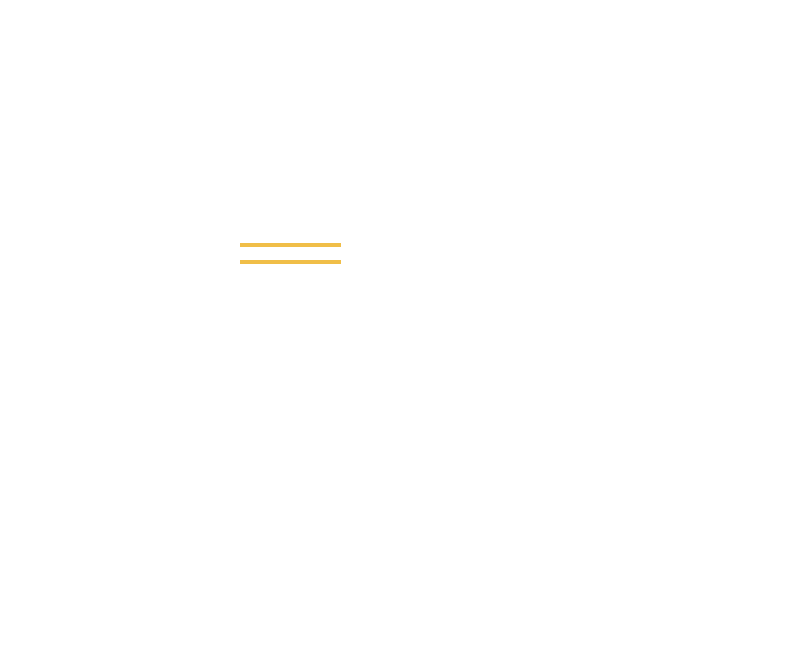
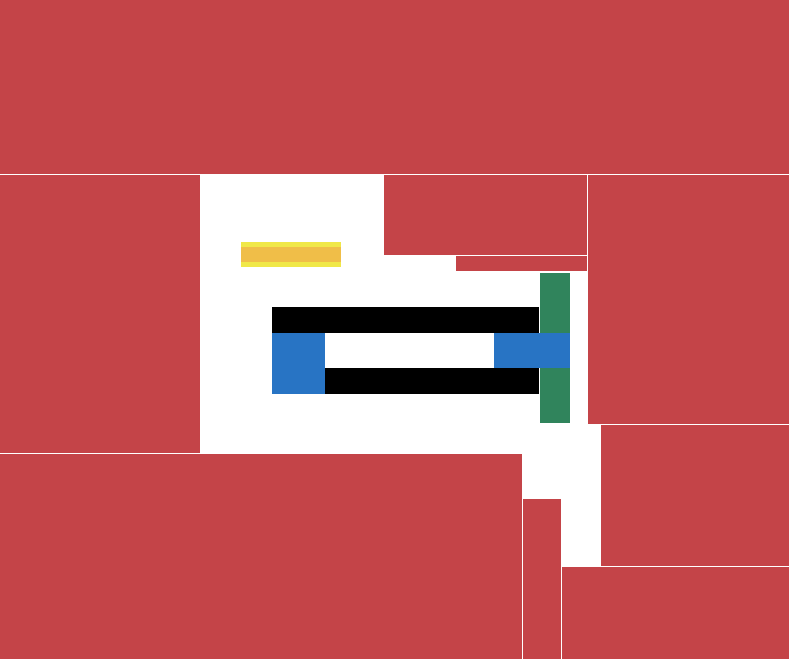
Before/after of a 789px x 659px layered artwork. What changed in the layer stack:
added group "Queue 1" with 6 layers above "Border" over box(241, 242, 570, 394)
renamed "Preferred Direction: West/East" to "Q1 | One-way: West / East", showed it, moved it into group "Queue 1", painted on it over box(241, 247, 341, 260)
renamed "Preferred Direction: North/South" to "Q1 | One-way: South / North", moved it into group "Queue 1", painted on it over box(240, 242, 341, 264)
renamed "Preferred Direction: South/North" to "Q1 | One-way: North / South", moved it into group "Queue 1", painted on it over box(240, 243, 341, 267)
renamed "Queue" to "Q1 | Queue", showed it, moved it into group "Queue 1", painted on it over box(240, 247, 341, 262)
added layer "Q1 | Reduced speed" in group "Queue 1" over box(241, 247, 570, 394)
renamed "Stay-on-track" to "Q1 | Stay-on-path", showed it, moved it into group "Queue 1", painted on it over box(240, 242, 341, 267)
showed "Border", moved it above "Reduced speed" over box(0, 0, 789, 659)
showed "Reduced speed" over box(272, 333, 570, 394)
showed "Warning sound" over box(272, 273, 570, 423)
showed "Obstacles" over box(272, 307, 539, 394)
